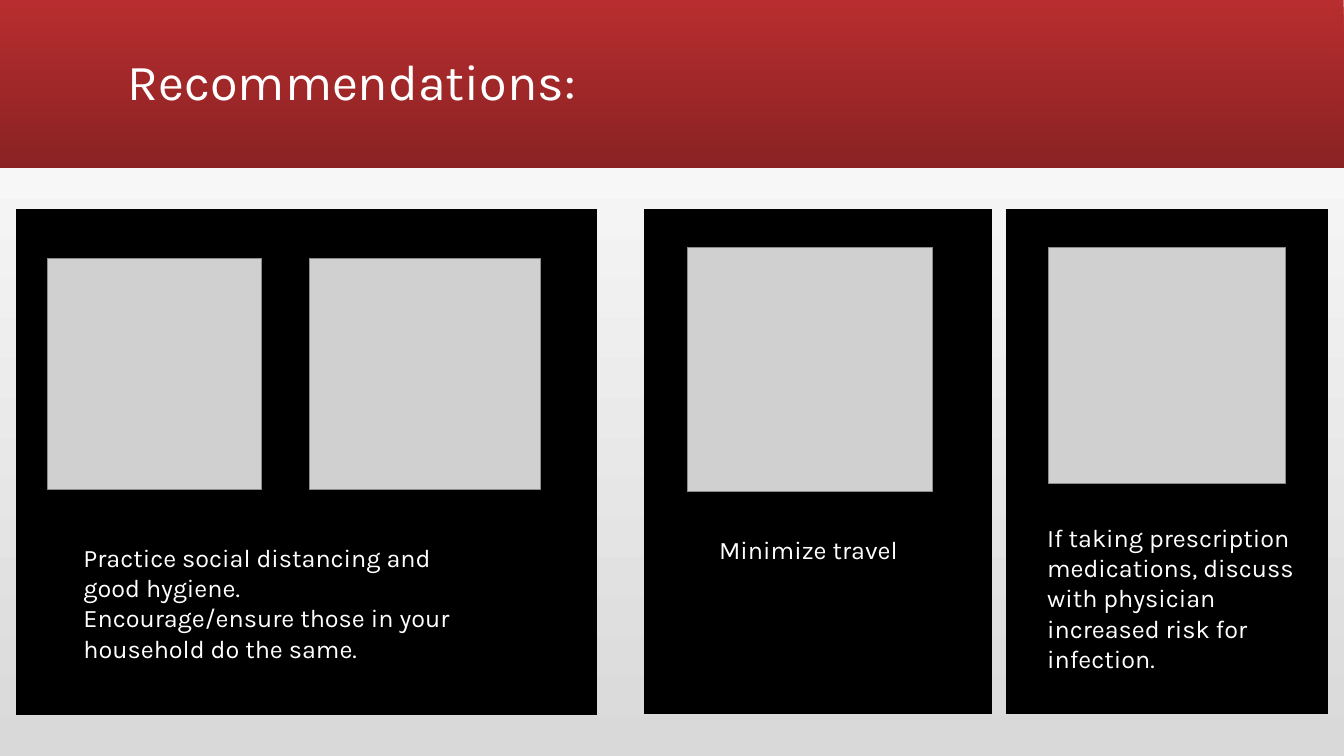
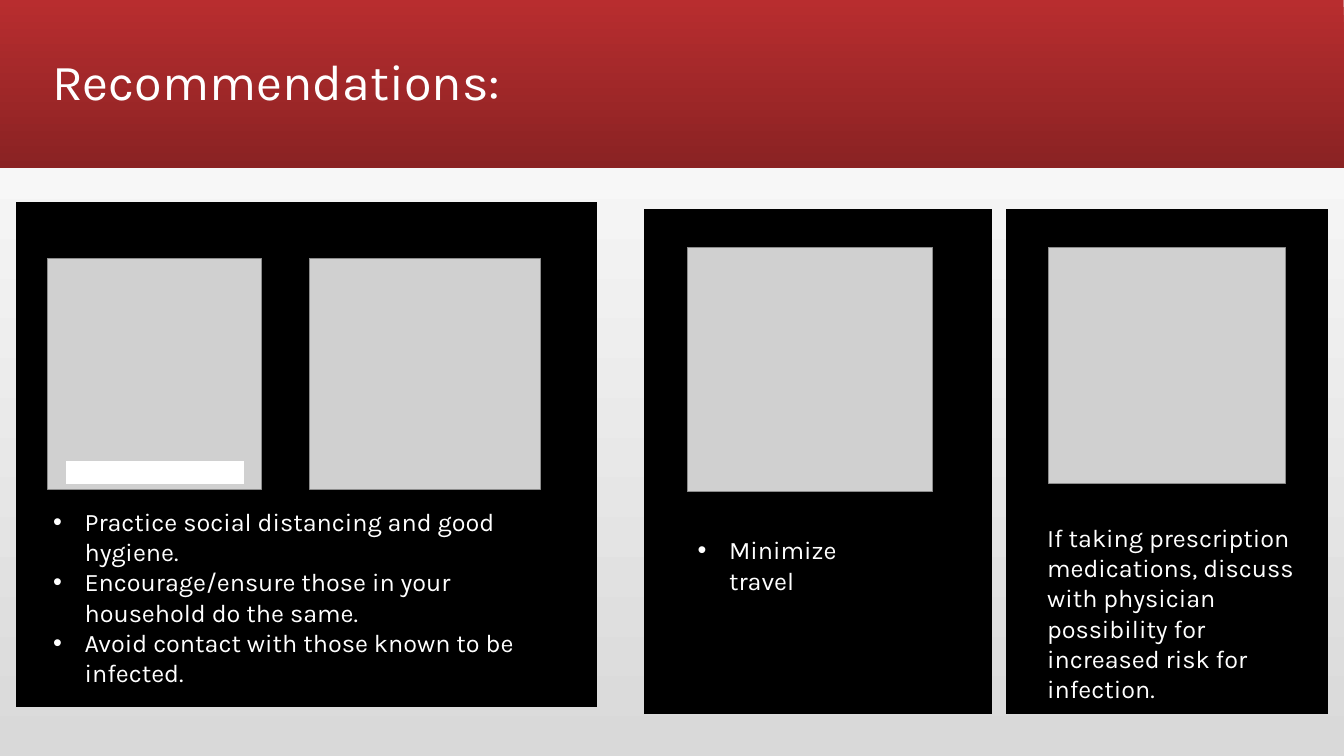
Before and after one commit to andiosika/Binomial-Classification-Ranom-Forest-hyper-imbalance, a slide deck: slide 10 of Covid19Preso.pptx. Drawn at 1344x756 pixels with LibreOffice and Linux fonts; fonts in the diff are those of the drawing; grey boxes stand for pictures. Boxes give left, top, right and bottom in pixels: in the first picture for what was removed or moved away, otherwise in the second. Text is boxed around its words. In the diff, an @@ line names an element or a change of style, - is before the commit and + after.

```diff
--- a/Covid19Preso.pptx
+++ b/Covid19Preso.pptx
@@ title "Recommendations:": place and size @@
-title "Recommendations:" at <box>128,65,576,101</box>
+title "Recommendations:" at <box>52,65,500,101</box>
@@ rectangle: place and size @@
-rectangle at <box>17,210,597,714</box>
+rectangle at <box>17,203,597,707</box>
@@ rectangle added at <box>68,462,244,483</box>, fill #FFFFFF, outline #FFFFFF 1 pt @@
@@ text "Practice social distancing and good ...": place and size @@
-text "Practice social distancing and good ..." at <box>83,549,450,659</box>
+text "Practice social distancing and good ..." at <box>85,513,514,683</box>
@@ text at <box>85,513,495,623</box>: bullet none to • @@
@@ text "Minimize travel": place and size @@
-text "Minimize travel" at <box>719,541,898,560</box>
+text "Minimize travel" at <box>729,541,837,591</box>
@@ text "Minimize travel" at <box>729,541,837,591</box>: bullet none to • @@
@@ text at <box>1047,529,1293,669</box>: text changed @@
-If taking prescription medications, discuss with physician increased risk for infection.
+If taking prescription medications, discuss with physician possibility for increased risk for infection.
@@ text at <box>85,634,514,683</box>: paragraph added @@
+• Avoid contact with those known to be infected.
```
Also in this commit, not shown: 5 other slides changed, 26 other files.
